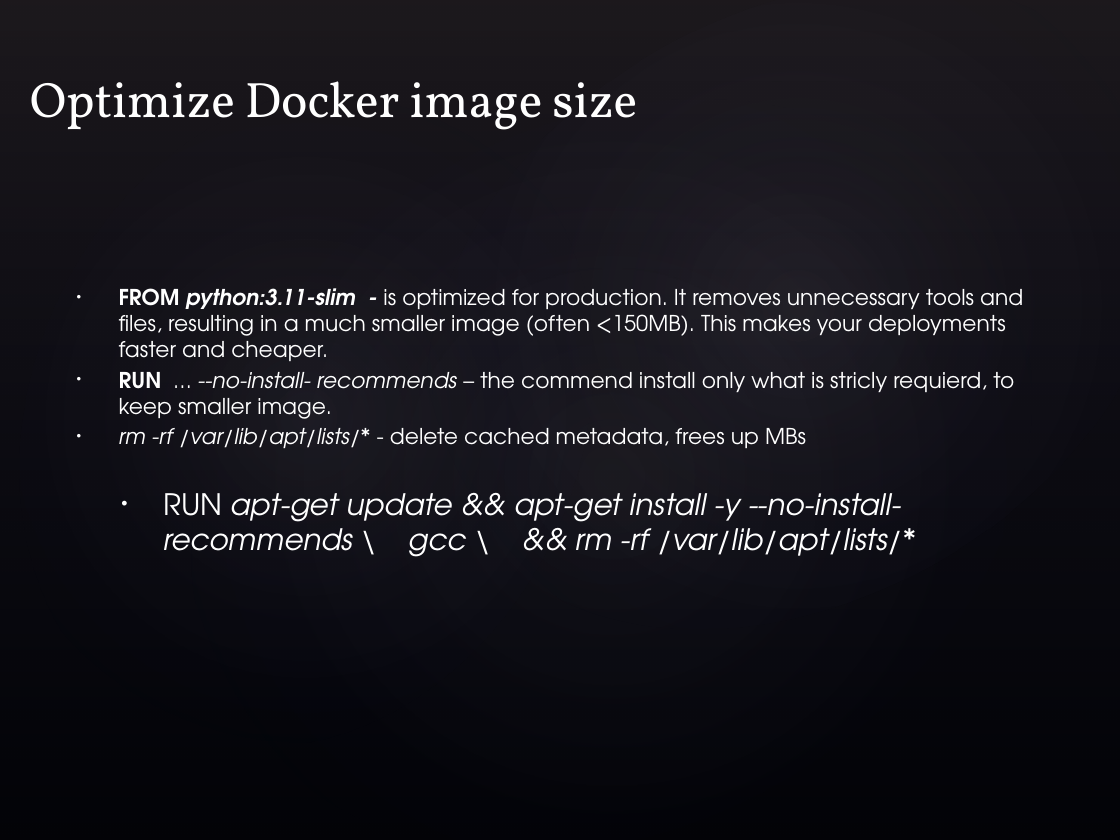
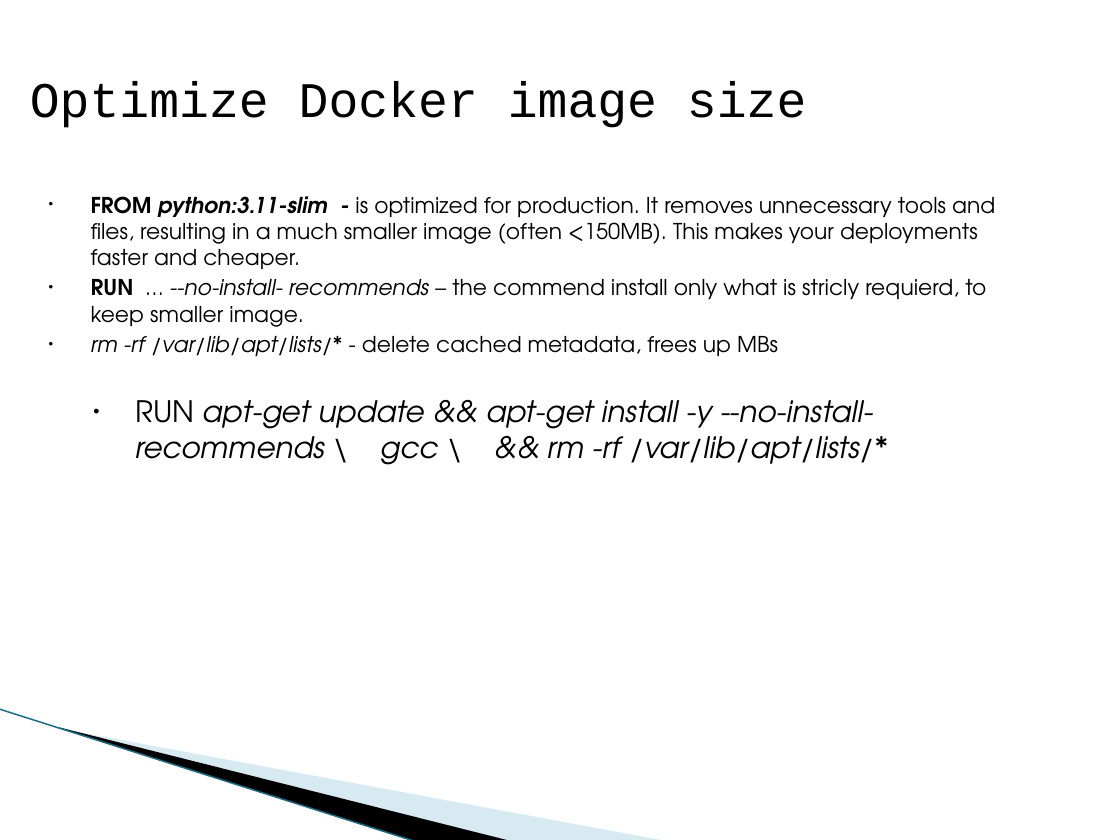
Before and after one commit to OriAzulay/API-Python-application, a slide deck: slide 2 of FastAPI_App.pptx. Drawn at 1120x840 pixels with LibreOffice and Linux fonts; fonts in the diff are those of the drawing; background and template pictures are left out. Boxes give left, top, right and bottom in pixels: in the first picture for what was removed or moved away, otherwise in the second. Text is boxed around its words. In the diff, an @@ line names an element or a change of style, - is before the commit and + after.

```diff
--- a/FastAPI_App.pptx
+++ b/FastAPI_App.pptx
@@ background picture (left out) to #FFFFFF @@
@@ rectangle removed at bbox=[0, 0, 1120, 840] @@
@@ ellipse removed at bbox=[0, 0, 696, 840] @@
@@ ellipse removed at bbox=[51, 0, 1120, 840] @@
@@ ellipse removed at bbox=[307, 0, 1120, 761] @@
@@ text "Optimize Docker image size" at bbox=[30, 81, 806, 128]: font Vollkorn to Courier New, text colour #FFFFFF to #000000 @@
@@ text "FROM python:3.11-slim - is optimized ...": place and size @@
-text "FROM python:3.11-slim - is optimized ..." at bbox=[119, 288, 1023, 557]
+text "FROM python:3.11-slim - is optimized ..." at bbox=[91, 196, 995, 465]
@@ text "FROM python:3.11-slim - is optimized ..." at bbox=[91, 196, 995, 465]: text colour #FFFFFF to #000000 @@
@@ line added from (0, 709) to (416, 840), #97C5D8 0.95 pt @@
@@ freeform shape added at bbox=[59, 727, 512, 840], fill #000000 @@
@@ freeform shape added at bbox=[62, 728, 666, 840], fill #A0CBDC at 40% opacity @@
```
Also in this commit, not shown: 1 other slide changed.
